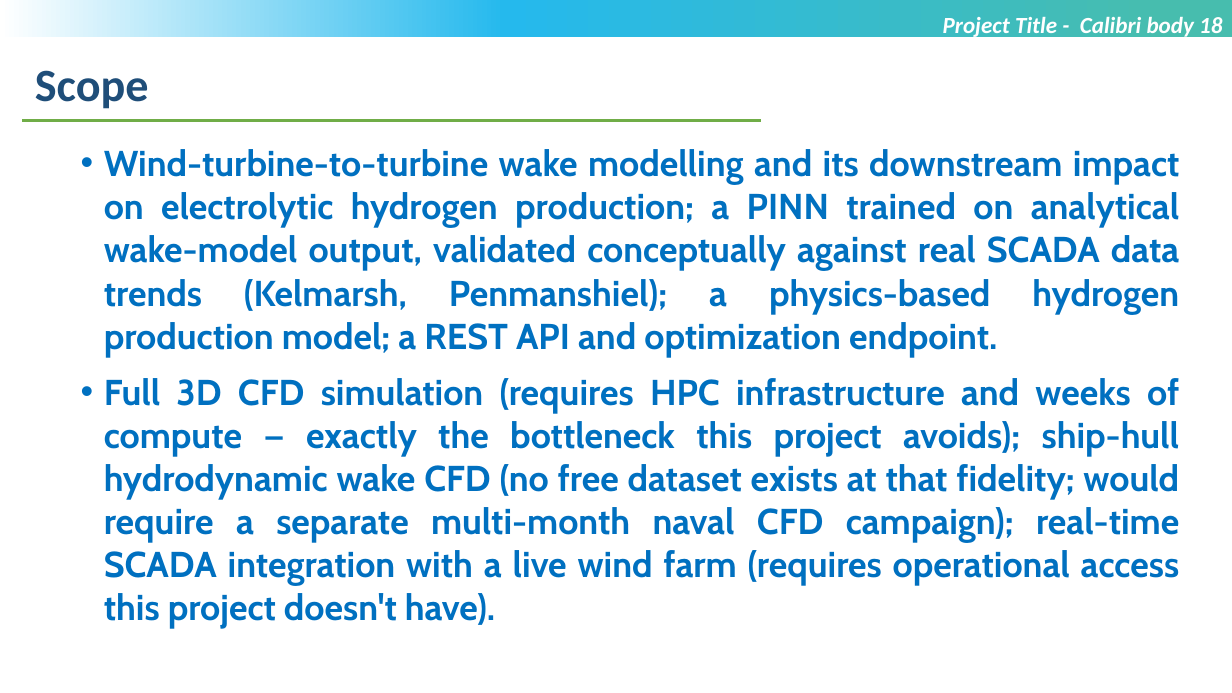
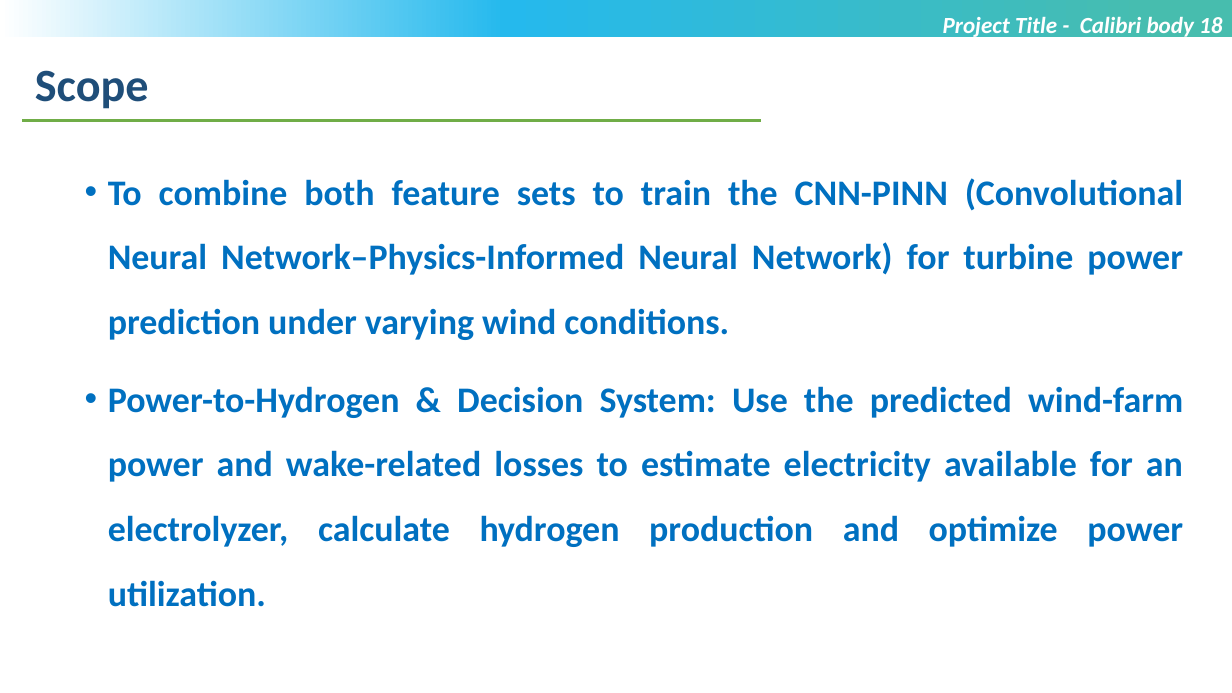
Before and after one commit to SWETHASONA001/LTM_PROEJCT_1, a slide deck: slide 5 of MTech_Project_PPT_Template_V1.pptx (slide 4 before the commit). Drawn at 1232x693 pixels with LibreOffice and Linux fonts; fonts in the diff are those of the drawing; background and template pictures are left out. Boxes give left, top, right and bottom in pixels: in the first picture for what was removed or moved away, otherwise in the second. Text is boxed around its words. In the diff, an @@ line names an element or a change of style, - is before the commit and + after.

```diff
--- a/MTech_Project_PPT_Template_V1.pptx
+++ b/MTech_Project_PPT_Template_V1.pptx
@@ text at (x1=108, y1=178, x2=1183, y2=607): text changed; font Cabin to Calibri @@
-• Wind-turbine-to-turbine wake modelling and its downstream impact on electrolytic hydrogen production; a PINN trained on analytical wake-model output, validated conceptually against real SCADA data trends (Kelmarsh, Penmanshiel); a physics-based hydrogen production model; a REST API and optimization endpoint.
-• Full 3D CFD simulation (requires HPC infrastructure and weeks of compute — exactly the bottleneck this project avoids); ship-hull hydrodynamic wake CFD (no free dataset exists at that fidelity; would require a separate multi-month naval CFD campaign); real-time SCADA integration with a live wind farm (requires operational access this project doesn't have).
+• To combine both feature sets to train the CNN-PINN (Convolutional Neural Network–Physics-Informed Neural Network) for turbine power prediction under varying wind conditions.
+• Power-to-Hydrogen & Decision System: Use the predicted wind-farm power and wake-related losses to estimate electricity available for an electrolyzer, calculate hydrogen production and optimize power utilization.
```
Also in this commit, not shown: 9 other slides changed, 19 slides added, 3 slides removed.
